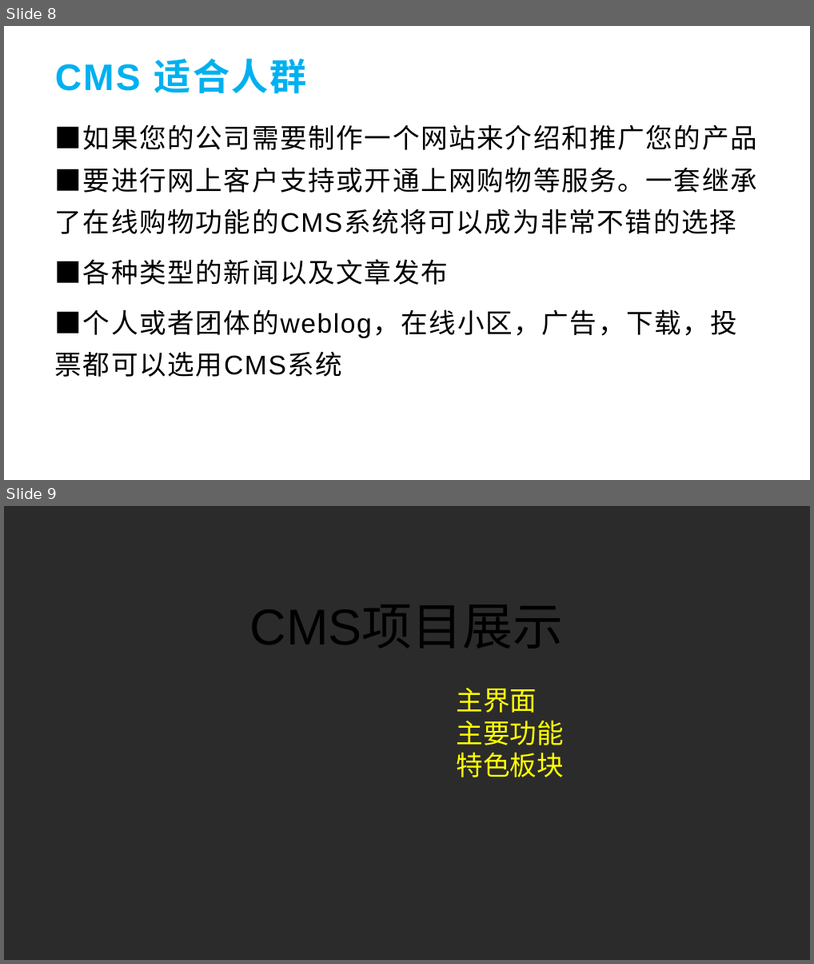
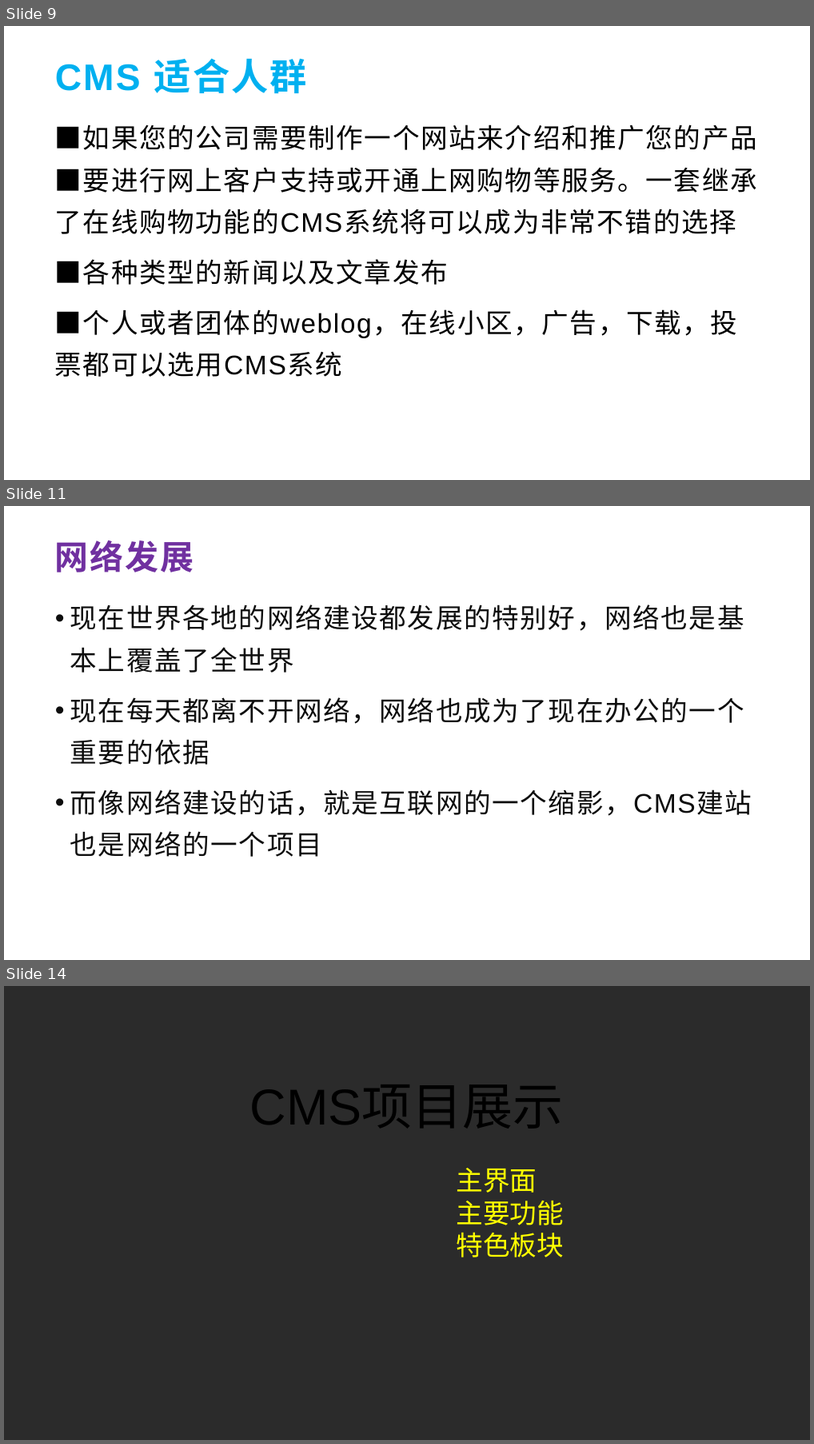
Before and after one commit to S180715J/cms, a slide deck: 02document/50日志/0327/cms测试模板.pptx. Shown one above the other, each under a label of ours: slides 8 and 9 before the commit, slides 9, 11 and 14 after it; the slides between them are not shown. The pictures are 814x964 and 814x1444 pixels, drawn with LibreOffice and Linux fonts; fonts in the diff are those of the drawing; background and template pictures are left out; a plain dark background stands for a picture behind light text. Boxes give left, top, right and bottom in pixels: in the first picture for what was removed or moved away, otherwise in the second. Text is boxed around its words. In the diff, an @@ line names an element or a change of style, - is before the commit and + after.

```diff
--- a/02document/50日志/0327/cms测试模板.pptx
+++ b/02document/50日志/0327/cms测试模板.pptx
@@ slide 11 added at bbox=[4, 506, 810, 960], background picture (left out) @@
@@ title added at bbox=[55, 540, 194, 572], 40 pt, text #7030A0, bold @@
+网络发展
@@ text added at bbox=[70, 604, 753, 816], 32 pt, text #0D0D0D @@
+• 现在世界各地的网络建设都发展的特别好，网络也是基本上覆盖了全世界
+• 现在每天都离不开网络，网络也成为了现在办公的一个重要的依据
+• 而像网络建设的话，就是互联网的一个缩影，CMS建站也是网络的一个项目
@@ what was slide 8 is now slide 9 @@
@@ what was slide 9 is now slide 14 @@
```
Also in this commit, not shown: 1 slide changed, 4 other slides added.
